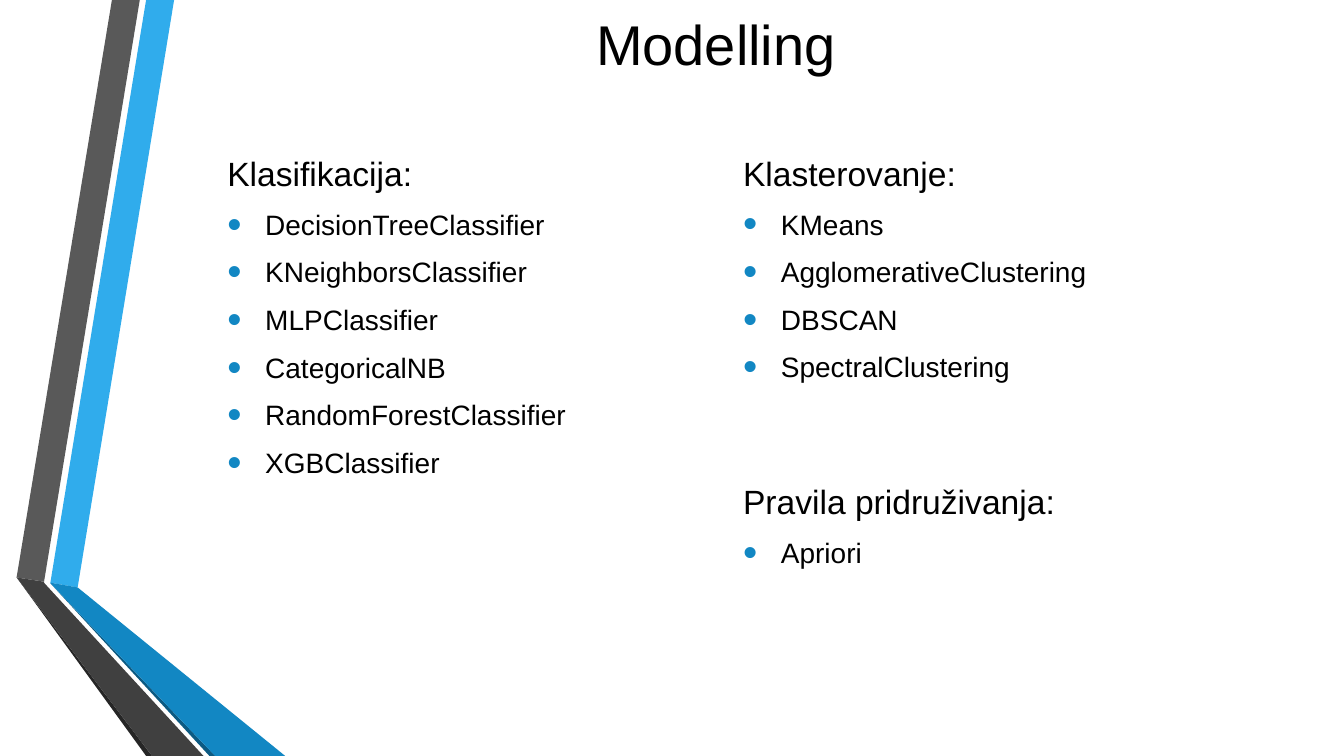
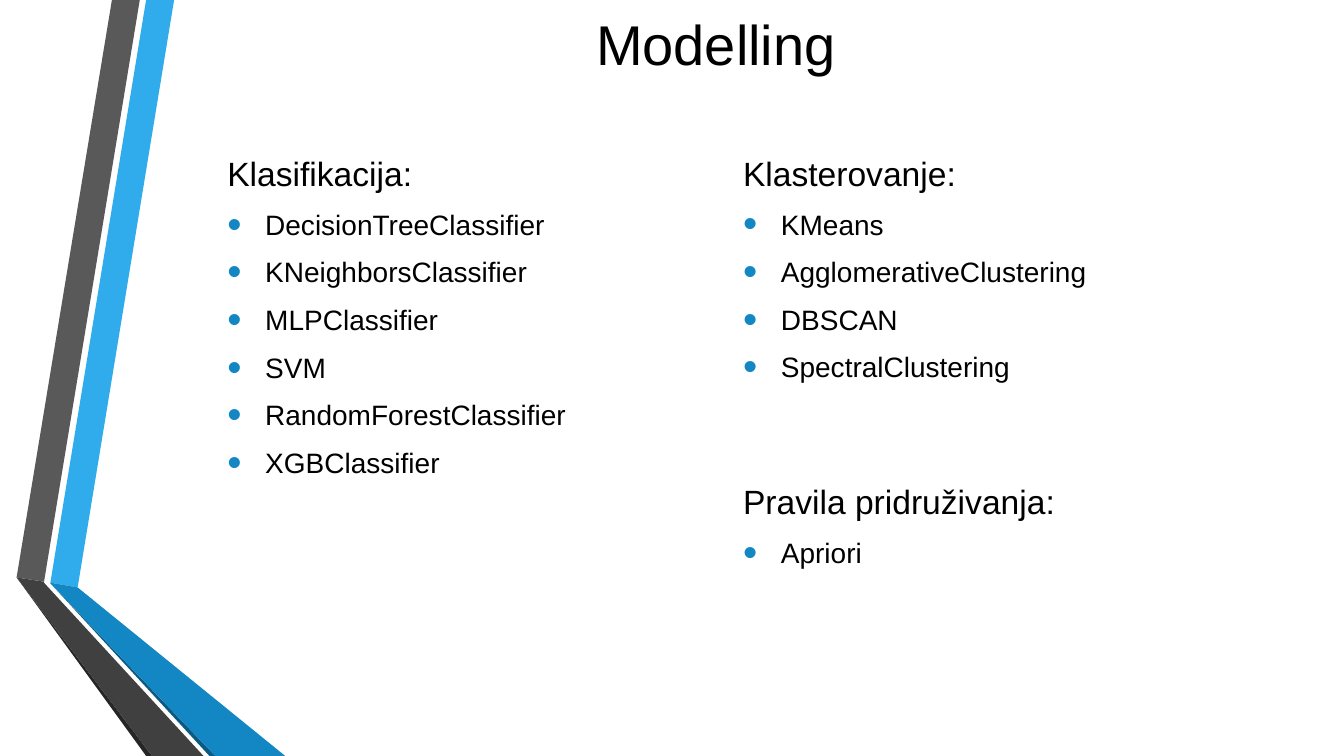
Before and after one commit to MATF-istrazivanje-podataka-1/2023_Data_Mining_Diamonds_Dataset, a slide deck: slide 7 of Prezentacija.pptx. Drawn at 1344x756 pixels with LibreOffice and Linux fonts; fonts in the diff are those of the drawing; background and template pictures are left out. Boxes give left, top, right and bottom in pixels: in the first picture for what was removed or moved away, otherwise in the second. Text is boxed around its words. In the diff, an @@ line names an element or a change of style, - is before the commit and + after.

```diff
--- a/Prezentacija.pptx
+++ b/Prezentacija.pptx
@@ text at [265, 358, 326, 379]: text changed @@
-• CategoricalNB
+• SVM
```
Also in this commit, not shown: 7 other files.
